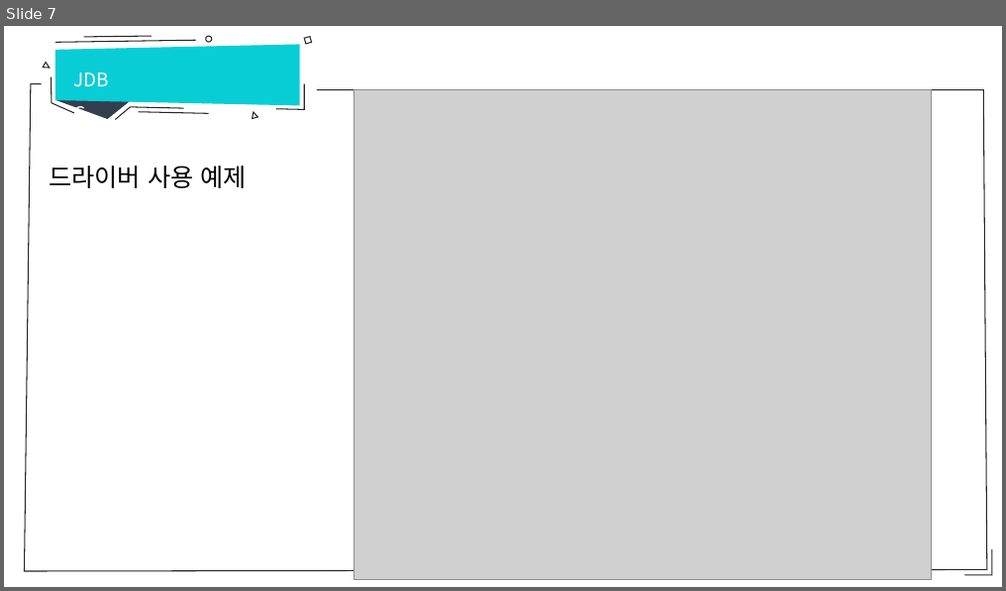
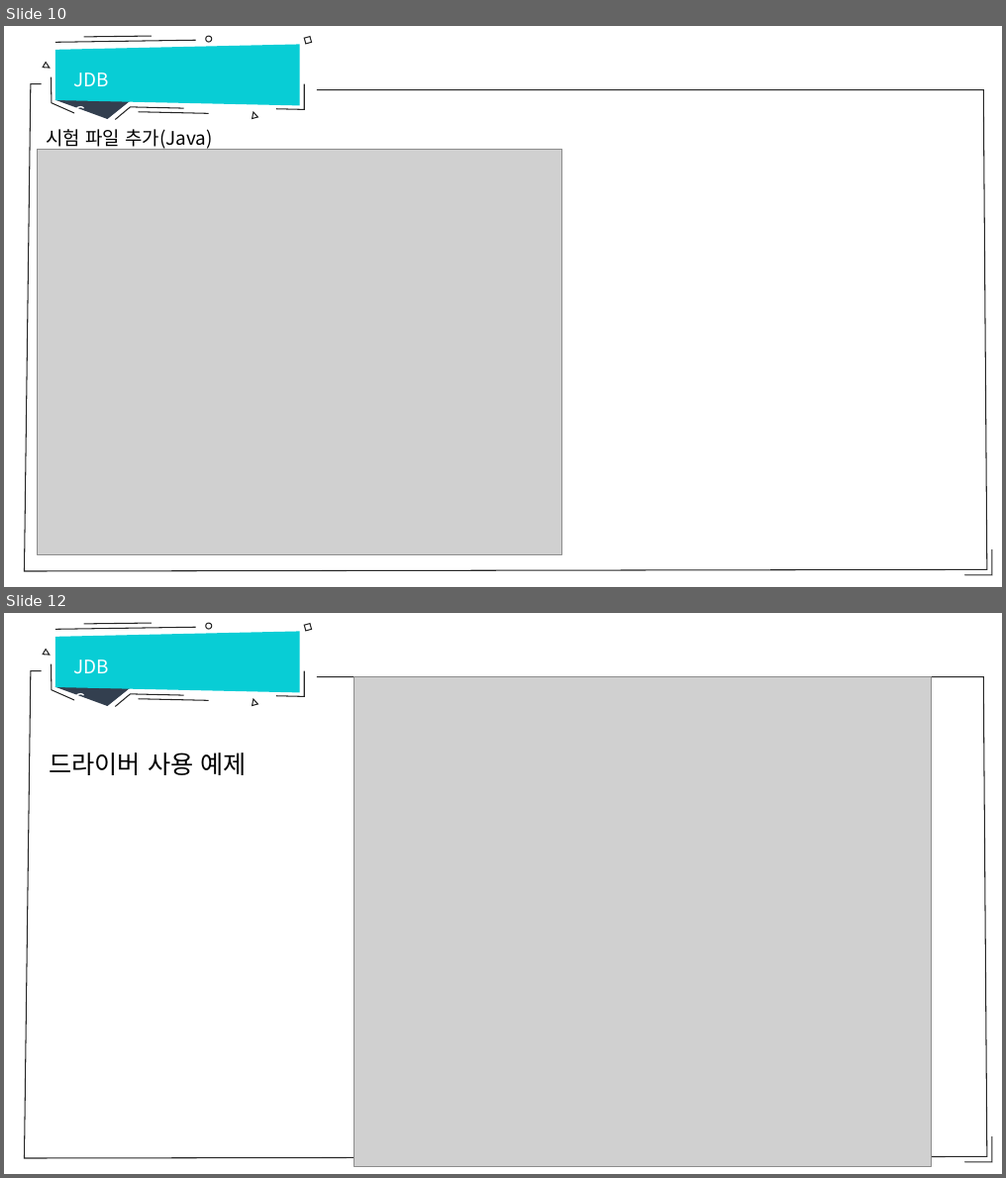
Before and after one commit to hitxid/openDatabase, a slide deck: database/JDBC개념및데이터베이스프로그래밍.pptx. Shown one above the other, each under a label of ours: slide 7 before the commit, slides 10 and 12 after it; the slides between them are not shown. The pictures are 1006x591 and 1006x1178 pixels, drawn with LibreOffice and Linux fonts; fonts in the diff are those of the drawing; grey boxes stand for pictures. Boxes give left, top, right and bottom in pixels: in the first picture for what was removed or moved away, otherwise in the second. Text is boxed around its words. In the diff, an @@ line names an element or a change of style, - is before the commit and + after.

Commit message:
22일 시작전 문제 추가

```diff
--- a/database/JDBC개념및데이터베이스프로그래밍.pptx
+++ b/database/JDBC개념및데이터베이스프로그래밍.pptx
@@ slide 10 added at (4,26,1002,587), background #FFFFFF; not listed: 14 template elements that a slide beside it also shows @@
@@ text added at (67,53,126,90), 18 pt, text #FFFFFF @@
+JDBC
@@ text added at (46,129,213,151), 18 pt, text #000000 @@
+시험 파일 추가(Java)
@@ picture added at (37,149,562,555) @@
@@ what was slide 7 is now slide 12 @@
```
Also in this commit, not shown: 4 other slides added, 2 other files.
